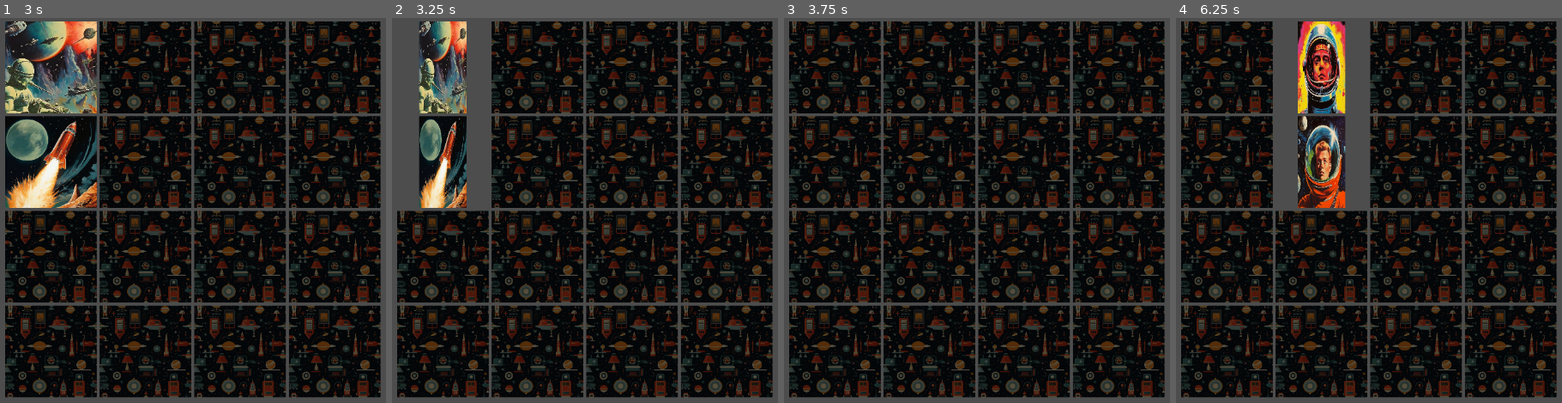
Above: before the commit, frames 1-4 (left to right).
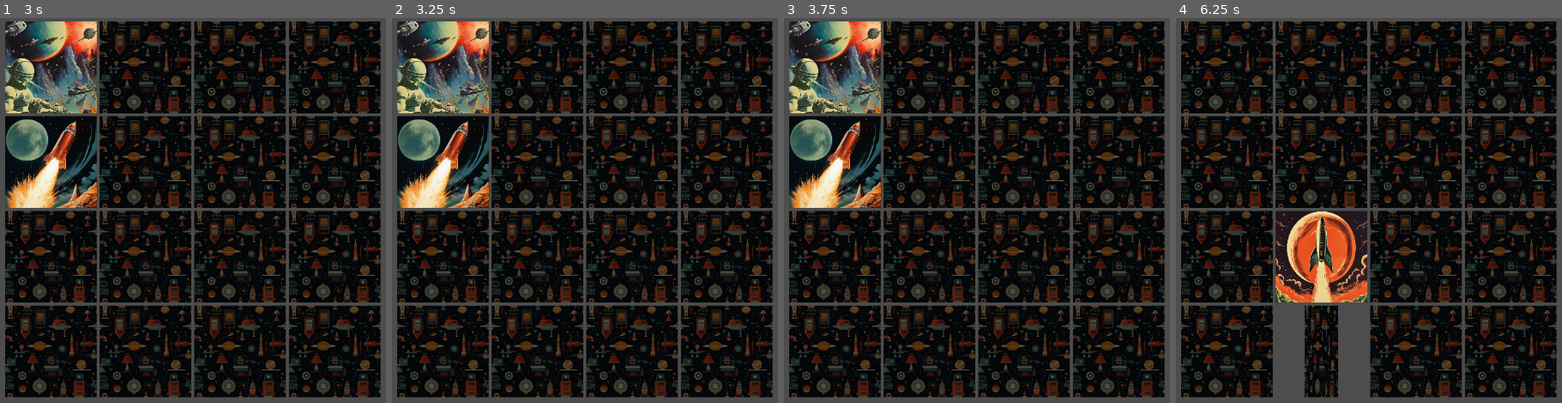
Above: after the commit, the same moments.

Repository: Visssarion/Memory-Card-Game
Game: Godot game, scene res://nodes/scenes/test_dev.tscn
Same seed, same stepped clock (60 frames per second), same inputs: the game is played once before the commit and once after it. The engine's default icon, where the game draws it, is replaced by a stand-in: a white triangle on a blue panel in a dark square.
Inputs (mouse positions are in pixels of both pictures, inside the frame that each line leads up to):
- Up to frame 1 (3 s): tap Enter at 0.5 s; move the mouse to (50, 68) at 0.52 s; click (50, 68) at 0.67 s; move the mouse to (50, 160) at 1.27 s; click (50, 160) at 1.42 s; move the mouse to (50, 256) at 2.02 s; click (50, 256) at 2.17 s; tap Space at 2.75 s; move the mouse to (50, 352) at 2.77 s; click (50, 352) at 2.92 s
- Up to frame 2 (3.25 s): no input
- Up to frame 3 (3.75 s): move the mouse to (930, 68) at 3.52 s; click (930, 68) at 3.67 s
- Up to frame 4 (6.25 s): move the mouse to (1322, 160) at 4.27 s; click (1322, 160) at 4.42 s; move the mouse to (1322, 256) at 5.02 s; click (1322, 256) at 5.17 s; move the mouse to (1322, 352) at 5.77 s; click (1322, 352) at 5.92 s

Frame 1 is identical in both runs. In frame 2, 9.2% of the frame differs, in the area x 1-26%, y 0-50%; in frame 3, 9.3%; in frame 4, 20%, in the area x 25-50%, y 0-99%.

Commit message:
ADD: Docs for property window

Diff:
--- a/scripts/core/game.gd
+++ b/scripts/core/game.gd
@@ -4,17 +4,31 @@
 class_name Game
 
 @export_group("Round Settings")
-@export var loss_timeout: float = 1.5  # Default timeout for a loss
+## [b]Value for debugging purpose:[/b][br][code]ONLY CHANGE IN DEV MODE[/code][br][br]
+## Cooldown duration after picking wrong card
+@export var loss_timeout: float = 3  # Default timeout for a loss
+## [b]Value for debugging purpose:[/b][br][code]ONLY CHANGE IN DEV MODE[/code][br][br]
+## Cooldown duration after picking right card
 @export var win_timeout: float = 1.0  # Default timeout for a win
 
 @export_group("Board Settings")
+## Dynamically set the amount of cards on the board[br]
+## [br][code]Impacts amount of cols AND rows of the board[/code][br][br]
 @export_range(2, 16, 2) var rows: int = 2  # Dynamically set the amount of cards on the board
+## Total amount of cards required on the board in order to win and move on to the next scene[br]
+## [br][code]When value is 0, all cards need to be matched before next scene can be loaded[/code][br][br]
+## Note: On endless mode, it detemines when new cards will spawn
 @export var cards_left_for_win: int = 0  # Total amount of cards required on the board in order to win
 
 @export_group("Card Settings")
+## The name of the Card deck.[br][br]The name of the deck represents a folder which should be located in[br]
+## [br][code]res://cards/resources/Themes/DECKNAME[/code][br][br]
+## If a card deck doesn't exists, game won't load and throws a print statement
 @export var deck_name: String = "FiftySpaceHorror"  # Card deck name
-@export var pixelsize: int = 512  # Holds pixel size of each card art
-@export var gridsize: int = 15  # Pixel distant within the grid between cards
+## Holds pixel size of each card art[br][br][code]default 512*512[/code]
+@export var pixelsize: int = 512
+## Pixel distant within the grid between cards[br][br][code]default 15px[/code]
+@export var gridsize: int = 15
 
 enum gamephases {PICK_A, PICK_B, RESULT}  # Available gamestates
 var gamephase: gamephases = gamephases.PICK_A  # Current state of the gameloop
@@ -24,7 +38,7 @@
 var cards_on_board: Array[Card]  # Private var which holds current cards on the board
 var selected_card_a: Card  # Player selected first choice
 var selected_card_b: Card  # Player selected second choice
-var card_prefeb: PackedScene = load("res://nodes/objects/card.tscn")  # Holds Card prefab
+var card_prefab: PackedScene = load("res://nodes/objects/card.tscn")  # Holds Card prefab
 
 # This method finalizes the game, and throws either in endless mode new cards on the board, or in
 # story
@@ -95,7 +109,7 @@
 
 	## Instantiate cards to game board from resources
 	for card in card_theme:  # For each card in our Theme
-		var instance: Node2D = card_prefeb.instantiate()  # Intantiate card node
+		var instance: Node2D = card_prefab.instantiate()  # Intantiate card node
 		cards_on_board.append(instance)  # place card on the board
 
 	# Position cards, obtain starting position
